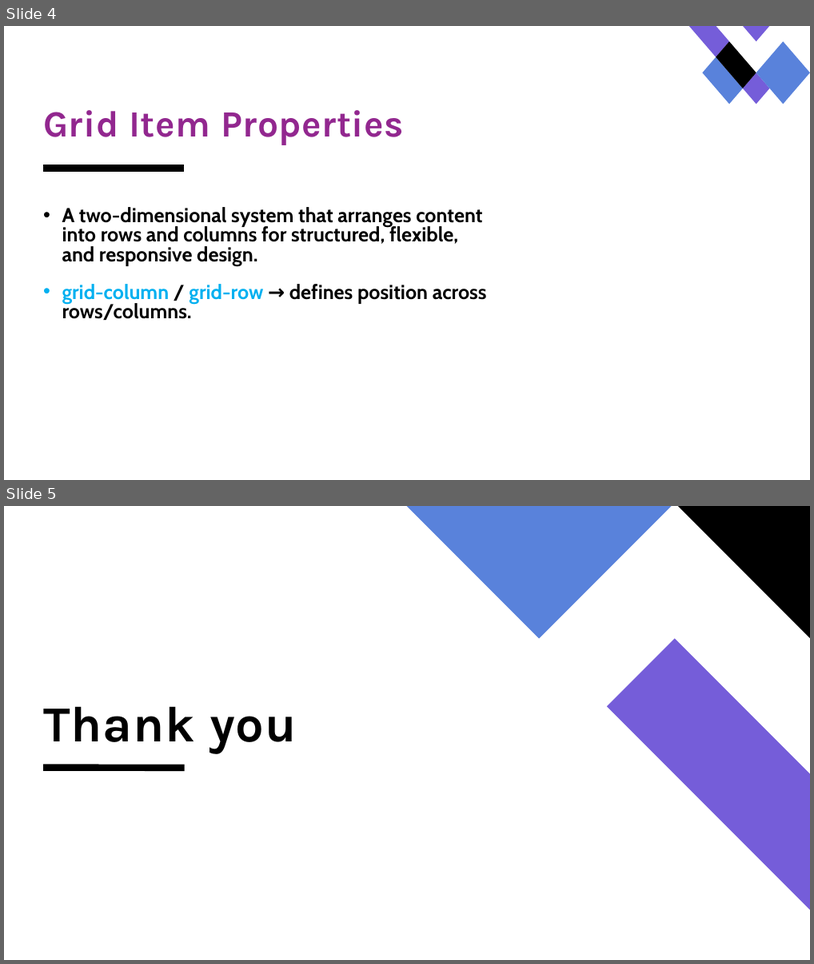
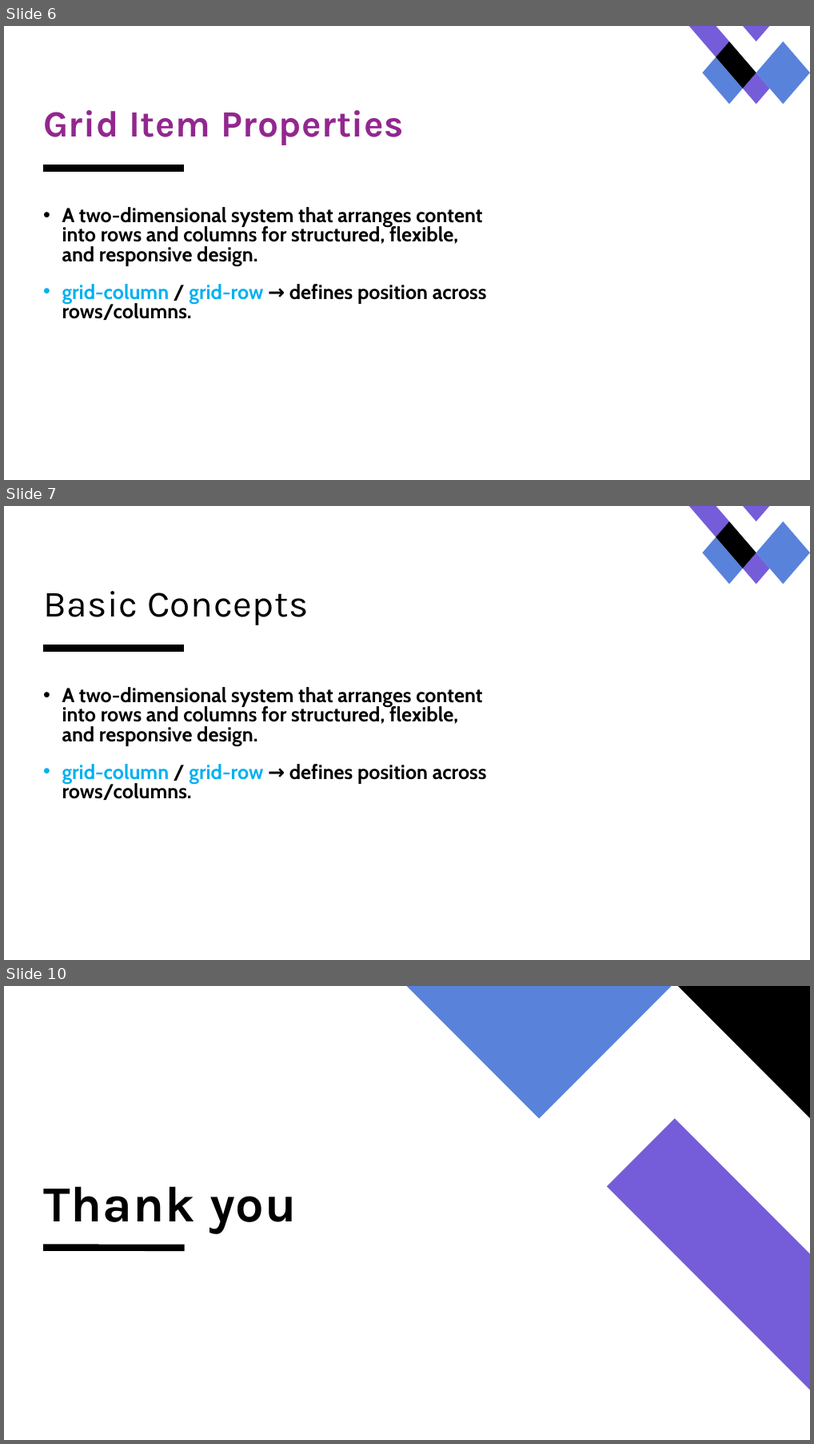
Before and after one commit to amjadsooomro/GRID_SYSTEM, a slide deck: GRID_STEYM.pptx. Shown one above the other, each under a label of ours: slides 4 and 5 before the commit, slides 6, 7 and 10 after it; the slides between them are not shown. The pictures are 814x964 and 814x1444 pixels, drawn with LibreOffice and Linux fonts; fonts in the diff are those of the drawing. Boxes give left, top, right and bottom in pixels: in the first picture for what was removed or moved away, otherwise in the second. Text is boxed around its words. In the diff, an @@ line names an element or a change of style, - is before the commit and + after.

```diff
--- a/GRID_STEYM.pptx
+++ b/GRID_STEYM.pptx
@@ slide 7 added at <box>4,506,810,960</box>, background #FFFFFF; not listed: 6 template elements that a slide beside it also shows @@
@@ title added at <box>43,591,308,625</box>, 44 pt, text #000000 @@
+Basic Concepts
@@ text added at <box>62,687,487,800</box>, 24 pt, text #000000, bold @@
+• A two-dimensional system that arranges content into rows and columns for structured, flexible, and responsive design.
+• grid-column / grid-row → defines position across rows/columns.
@@ what was slide 4 is now slide 6 @@
@@ what was slide 5 is now slide 10 @@
```
Also in this commit, not shown: 4 other slides added.
